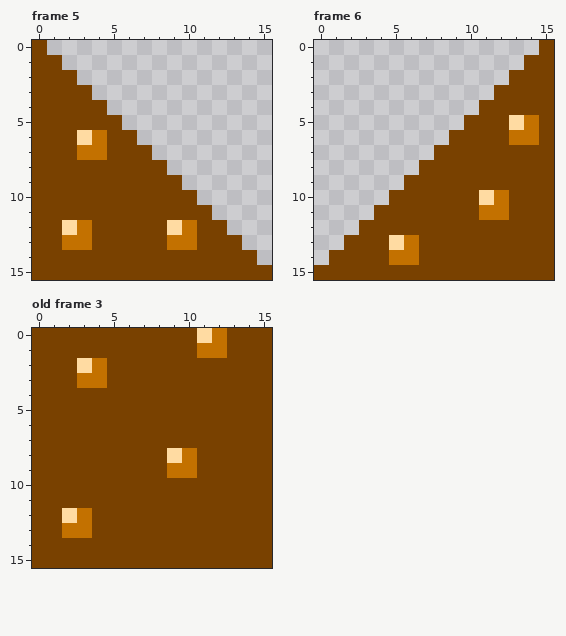
Pixel-art file -- Tilesets/Grass/Grass.aseprite. The picture above is the old version.
16x16 pixels, 6 frames. Shown: frame 5, frame 6, old frame 3. The commit also changed other frames, which this record leaves out.
After:
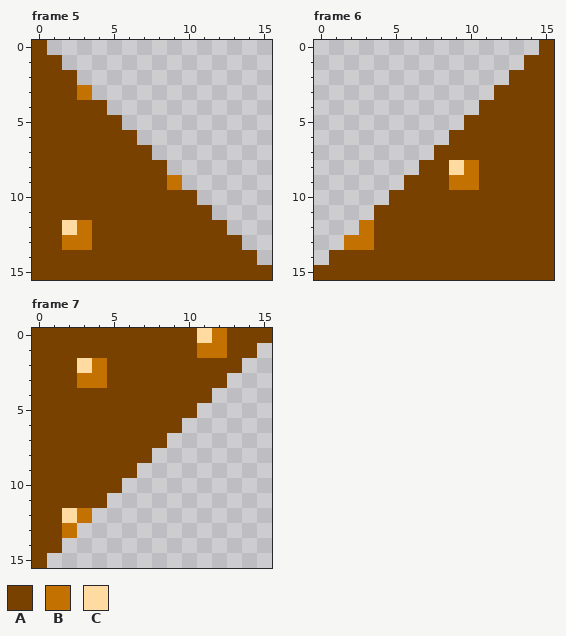
Palette (. is transparent): A #794100  B #c37100  C #ffdba2
A new or re-ordered frame is compared with the old frame closest to it.
Changes in this commit:
frames 6 -> 9
--- frame 5
@@ x 0..15 @@
  2 AAA.............
- 3 AAAA............
+ 3 AAAB............
  4 AAAAA...........
  5 AAAAAA..........
- 6 AAACBAA.........
- 7 AAABBAAA........
+ 6 AAAAAAA.........
+ 7 AAAAAAAA........
  8 AAAAAAAAA.......
- 9 AAAAAAAAAA......
+ 9 AAAAAAAAAB......
 10 AAAAAAAAAAA.....
 11 AAAAAAAAAAAA....
-12 AACBAAAAACBAA...
-13 AABBAAAAABBAAA..
+12 AACBAAAAAAAAA...
+13 AABBAAAAAAAAAA..
 14 AAAAAAAAAAAAAAA.
--- frame 6
@@ x 0..15 @@
  4 ...........AAAAA
- 5 ..........AAACBA
- 6 .........AAAABBA
+ 5 ..........AAAAAA
+ 6 .........AAAAAAA
  7 ........AAAAAAAA
- 8 .......AAAAAAAAA
- 9 ......AAAAAAAAAA
-10 .....AAAAAACBAAA
-11 ....AAAAAAABBAAA
-12 ...AAAAAAAAAAAAA
-13 ..AAACBAAAAAAAAA
-14 .AAAABBAAAAAAAAA
+ 8 .......AACBAAAAA
+ 9 ......AAABBAAAAA
+10 .....AAAAAAAAAAA
+11 ....AAAAAAAAAAAA
+12 ...BAAAAAAAAAAAA
+13 ..BBAAAAAAAAAAAA
+14 .AAAAAAAAAAAAAAA
 15 AAAAAAAAAAAAAAAA
--- frame 7 is new; against old frame 3
@@ x 0..15 @@
  0 AAAAAAAAAAACBAAA
- 1 AAAAAAAAAAABBAAA
- 2 AAACBAAAAAAAAAAA
- 3 AAABBAAAAAAAAAAA
- 4 AAAAAAAAAAAAAAAA
- 5 AAAAAAAAAAAAAAAA
- 6 AAAAAAAAAAAAAAAA
- 7 AAAAAAAAAAAAAAAA
- 8 AAAAAAAAACBAAAAA
- 9 AAAAAAAAABBAAAAA
-10 AAAAAAAAAAAAAAAA
-11 AAAAAAAAAAAAAAAA
-12 AACBAAAAAAAAAAAA
-13 AABBAAAAAAAAAAAA
-14 AAAAAAAAAAAAAAAA
-15 AAAAAAAAAAAAAAAA
+ 1 AAAAAAAAAAABBAA.
+ 2 AAACBAAAAAAAAA..
+ 3 AAABBAAAAAAAA...
+ 4 AAAAAAAAAAAA....
+ 5 AAAAAAAAAAA.....
+ 6 AAAAAAAAAA......
+ 7 AAAAAAAAA.......
+ 8 AAAAAAAA........
+ 9 AAAAAAA.........
+10 AAAAAA..........
+11 AAAAA...........
+12 AACB............
+13 AAB.............
+14 AA..............
+15 A...............
Changed places in both pictures, as pixel boxes (x1, y1, x2, y2):
changed: (77, 85, 107, 160)
changed: (167, 175, 197, 250)
changed: (344, 115, 539, 265)
erased: (47, 343, 272, 568)
